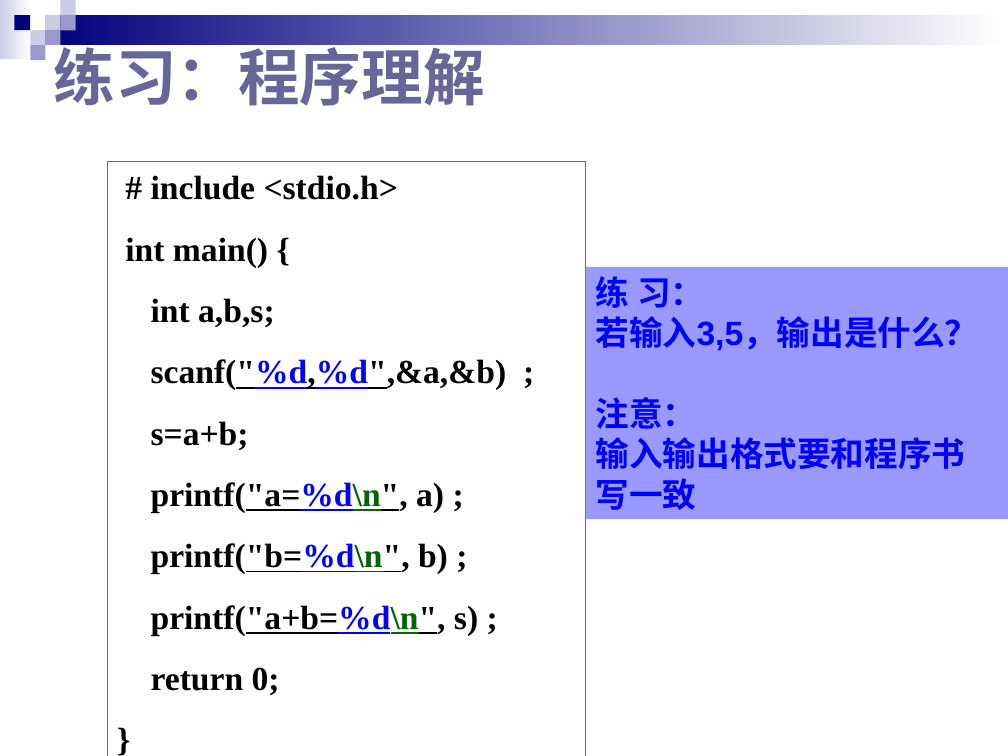
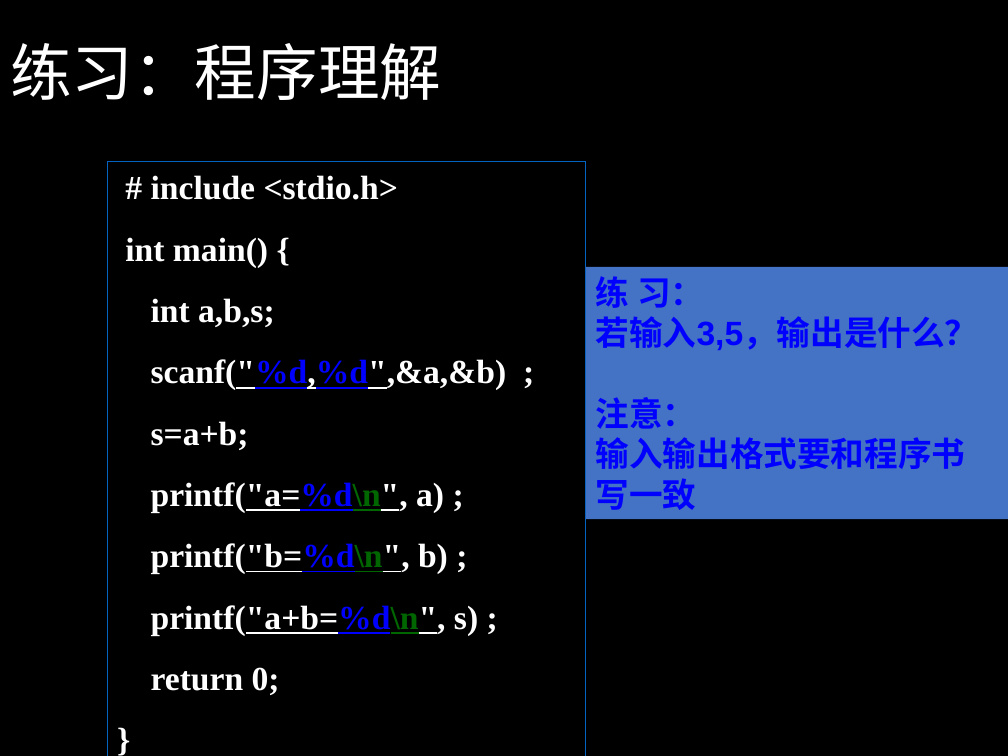
Before and after one commit to doubletao/ppt2img, a slide deck: slide 33 of PPT2Img/test.ppt. Drawn at 1008x756 pixels with LibreOffice and Linux fonts; fonts in the diff are those of the drawing. Boxes give left, top, right and bottom in pixels: in the first picture for what was removed or moved away, otherwise in the second. Text is boxed around its words. In the diff, an @@ line names an element or a change of style, - is before the commit and + after.

```diff
--- a/PPT2Img/test.ppt
+++ b/PPT2Img/test.ppt
@@ background #FFFFFF to #000000 @@
@@ title "练习：程序理解": place and size @@
-title "练习：程序理解" at [53,37,484,106]
+title "练习：程序理解" at [10,43,441,100]
@@ title "练习：程序理解" at [10,43,441,100]: font Arial to Calibri, text colour #666699 to #FFFFFF, bold off; line spacing 1 to 0.9 @@
@@ group removed at [0,0,1008,60]: 9 rectangles @@
@@ rectangle "# include <stdio.h>" at [107,161,586,756]: text colour #000000 to #FFFFFF in "# include <stdio.h>", "int main() {", "int a,b,s;", "scanf("%d,%d",&a,&b) ;" and 6 more places; outline #666699 0.74 pt to #0563C1 0.74 pt @@
@@ rectangle "练 习：" at [586,267,1008,519]: fill #9999FF to #4472C4 @@
```
Also in this commit, not shown: 37 other slides changed, 1 other file.
